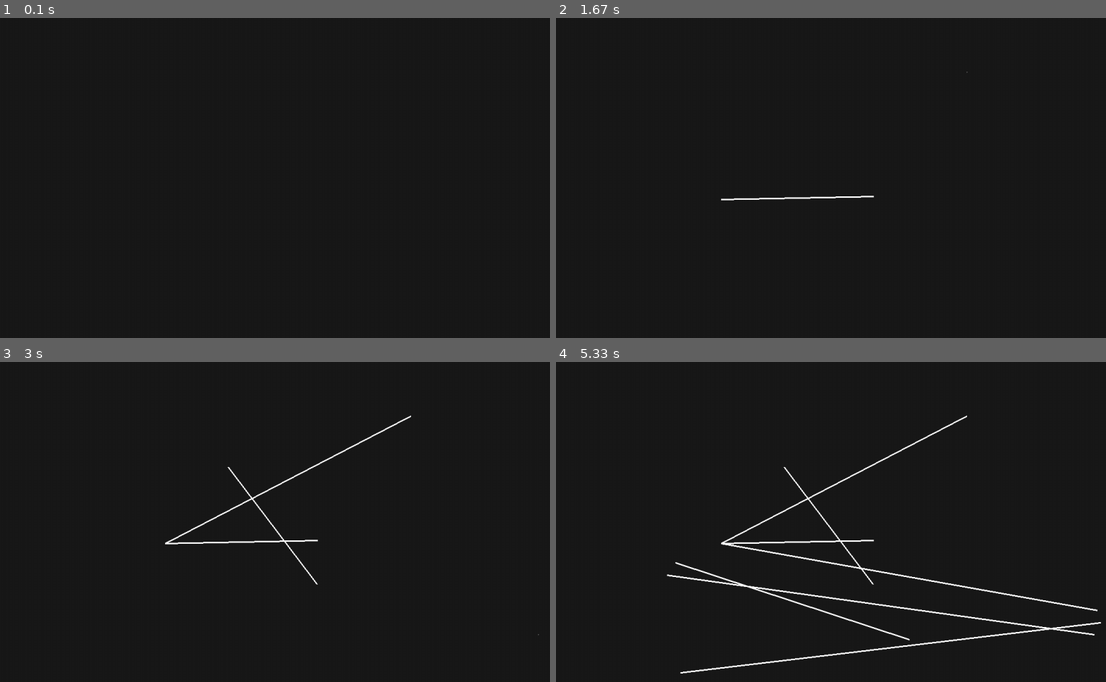
Above: before the commit, frames 1-4 (two rows, left to right).
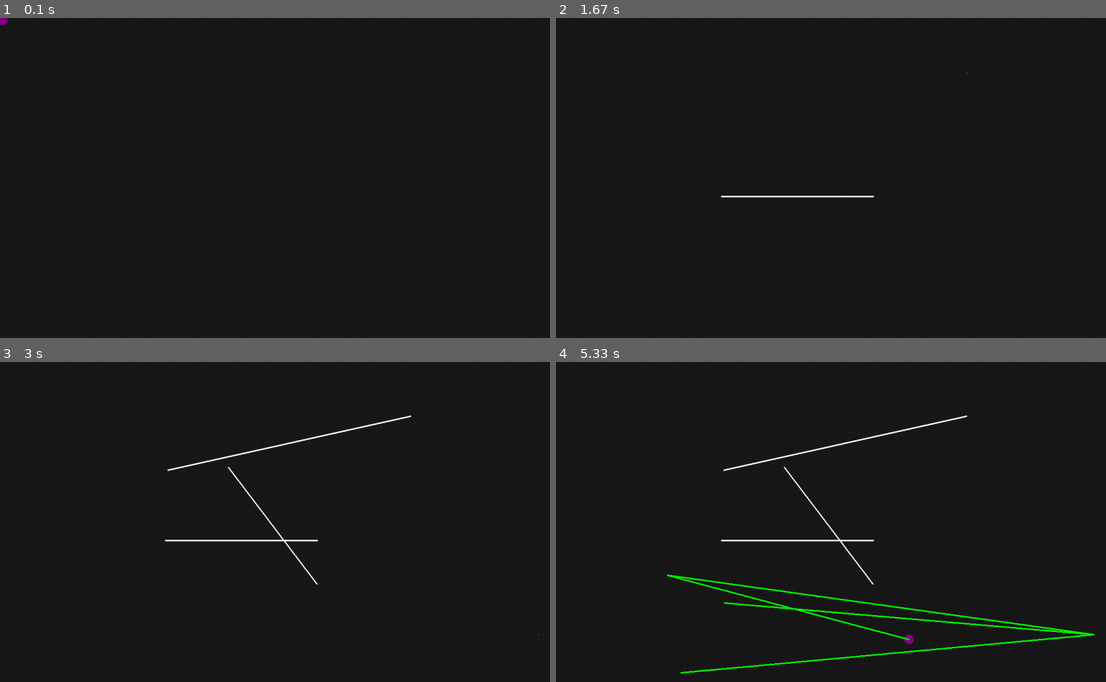
Above: after the commit, the same moments.

Repository: ChaseHutcheson/Python
Game: pygame game, started from Pygame/Cohol Capstone/main.py
Same seed, same stepped clock (60 frames per second), same inputs: the game is played once before the commit and once after it.
Inputs (mouse positions are in pixels of both pictures, inside the frame that each line leads up to):
- Up to frame 1 (0.1 s): no input
- Up to frame 2 (1.67 s): click (875, 197) at 0.38 s; hold Shift 0.67-1.13 s; click (721, 200) at 0.75 s; hold Ctrl 1.17-1.63 s; click (968, 72) at 1.25 s
- Up to frame 3 (3 s): click (165, 470) at 1.72 s; click (319, 582) at 2.05 s; click (225, 467) at 2.38 s; click (539, 634) at 2.72 s
- Up to frame 4 (5.33 s): click (666, 576) at 3.05 s; click (1095, 611) at 3.42 s; click (726, 602) at 3.88 s; click (1100, 621) at 4.22 s; click (682, 672) at 4.55 s; click (677, 563) at 4.88 s; click (908, 640) at 5.22 s

The runs differ from the first frame. In frame 1, less than 0.1% of the frame differs, in the area x 0-2%, y 0-3%; in frame 2, 0.3%; in frame 3, 0.9%; in frame 4, 3.7%, in the area x 20-100%, y 16-98%.

Commit message:
Refactored Code

Diff:
--- a/Pygame/Cohol Capstone/logic.py
+++ /dev/null
@@ -1,24 +0,0 @@
-import math
-
-
-# Function calculates distances between points
-def distance(point1, point2):
-    return math.sqrt((point1[0] - point2[0]) ** 2 + (point2[1] - point2[1]) ** 2)
-
-
-# Function to snap lines to others while in preview mode
-def snapLines(lines, point):
-    closest_distance = 10
-    closest_end = None
-    closest_line_index = None
-
-    for index, line in enumerate(lines):
-        # Check the distance to both the start and end points of each line
-        for line_end in line:
-            dist = distance(point, line_end)
-            if dist < closest_distance:
-                closest_distance = dist
-                closest_end = line_end
-                closest_line_index = index
-
-    return closest_end, closest_line_index
--- a/Pygame/Cohol Capstone/main.py
+++ b/Pygame/Cohol Capstone/main.py
@@ -1,24 +1,87 @@
-# main.py
+import math
 import pygame
 from settings import Settings
-from logic import distance, snapLines
 
 # Program Setup
 pygame.init()
 
 # Settings
-settings = Settings((1280, 720), (25, 25, 25))
+settings = Settings((1280, 720), (25, 25, 25), 10)
 
 # Screen
 screen = pygame.display.set_mode((1280, 720))
 pygame.display.set_caption("Circuit Simulator")
 
+# Colors
+colors = Settings.get_colors()
+
 # Line Drawing
+line_start_pos = None
+line_end_pos = None
 lines = []
-line_start_pos = None
+connected_lines = []
 click_counter = 0
 clock = pygame.time.Clock()
 running = True
+snap_radius = settings.snap_radius
+snap_horizontal = False  # Initialize snap_horizontal
+snap_vertical = False  # Initialize snap_vertical
+
+
+# Util Functions
+# Function calculates distances between points
+def distance(point1, point2):
+    return math.sqrt((point1[0] - point2[0]) ** 2 + (point1[1] - point2[1]) ** 2)
+
+
+# Function to snap lines to others while in preview mode
+def snap_lines(lines, point):
+    closest_distance = settings.snap_radius
+    closest_end = None
+    closest_line_index = None
+
+    for index, line in enumerate(lines):
+        for line_end in line:
+            dist = distance(point, line_end)
+            # Check if the distance is within the snap radius and not directly under the line end
+            if dist < closest_distance:
+                closest_distance = dist
+                closest_end = line_end
+                closest_line_index = index
+
+    return closest_end, closest_line_index
+
+
+def snap_lines_start(lines, point):
+    closest_distance = 50
+    closest_end = None
+
+    for index, line in enumerate(lines):
+        for line_end in line:
+            dist = distance(point, line_end)
+            # Check if the distance is within the snap radius and not directly under the line end
+            if dist < closest_distance:
+                closest_end = line_end
+
+    return closest_end
+
+
+def are_lines_connected(line1, line2):
+    # Check if the endpoints of line1 match the endpoints of line2
+    if (
+        line1[0] == line2[0]
+        or line1[0] == line2[1]
+        or line1[1] == line2[0]
+        or line1[1] == line2[1]
+    ):
+        return True
+    else:
+        return False
+
+
+def save_line(lines: list[tuple[int, int]], coords: tuple[int, int]):
+    lines.append([coords[0], coords[1]])
+
 
 while running:
     # GAME LOGIC
@@ -27,36 +90,101 @@
             running = False
         elif event.type == pygame.MOUSEBUTTONDOWN:
             if click_counter == 0:
-                line_start_pos = pygame.mouse.get_pos()
+                # Check to see if cursor is snapped to line
+                closest_end = snap_lines_start(lines, line_end_pos)
+                if closest_end is not None:
+                    line_start_pos = closest_end
+                else:
+                    line_start_pos = pygame.mouse.get_pos()
                 click_counter += 1
             elif click_counter == 1:
-                line_end_pos = pygame.mouse.get_pos()
-
                 # Snap the line end to nearby lines if applicable
-                closest_end, _ = snapLines(lines, line_end_pos)
+                closest_end, _ = snap_lines(lines, line_end_pos)
                 if closest_end is not None:
                     line_end_pos = closest_end
-
-                lines.append((line_start_pos, line_end_pos))
-                click_counter = 0
+                    save_line(lines=lines, coords=(line_start_pos, line_end_pos))
+                    connected_lines.append((line_start_pos, line_end_pos))
+                    click_counter = 0
+                else:
+                    save_line(lines=lines, coords=(line_start_pos, line_end_pos))
+                    click_counter = 0
+        elif event.type == pygame.KEYDOWN:
+            # Undo Shortcut
+            if event.key == pygame.K_z and (event.mod & pygame.KMOD_CTRL):
+                if lines:
+                    lines.pop(-1)
+            # Vertical and Horizontal snap shortcut
+            if event.key == pygame.K_LSHIFT:
+                snap_horizontal = True
+                snap_vertical = False
+            elif event.key == pygame.K_LCTRL:
+                snap_horizontal = False
+                snap_vertical = True
+        elif event.type == pygame.KEYUP:
+            # Release the snap
+            if event.key == pygame.K_LSHIFT:
+                snap_horizontal = False
+                snap_vertical = False
+            if event.key == pygame.K_LCTRL:
+                snap_horizontal = False
+                snap_vertical = False
 
     # RENDER GAME
     screen.fill(settings.screen_color)
 
     # Line Preview
+    if click_counter == 0:
+        line_end_pos = pygame.mouse.get_pos()
+
+        # Snap the line end to nearby lines if applicable
+        closest_end = snap_lines_start(lines, line_end_pos)
+
+        if closest_end is not None:
+            # Draw the circle at the position of closest_end
+            pygame.draw.circle(
+                surface=screen,
+                color=settings.get_colors()["Purple"],
+                center=closest_end,  # Draw the circle at the position of closest_end
+                radius=10,
+            )
+        else:
+            # Draw the circle at the mouse position when no closest end is found
+            pygame.draw.circle(
+                surface=screen,
+                color=settings.get_colors()["Purple"],
+                center=line_end_pos,  # Draw the circle at the current mouse position
+                radius=10,
+            )
+
     if click_counter == 1:
         line_end_pos = pygame.mouse.get_pos()
 
         # Snap the line end to nearby lines if applicable
-        closest_end, _ = snapLines(lines, line_end_pos)
+        closest_end, _ = snap_lines(lines, line_end_pos)
         if closest_end is not None:
-            print("Closest End:", closest_end)
             line_end_pos = closest_end
+
+        # Check if Shift key is held down to enforce vertical or horizontal line
+        if snap_horizontal:
+            line_end_pos = (line_end_pos[0], line_start_pos[1])
+        elif snap_vertical:
+            line_end_pos = (line_start_pos[0], line_end_pos[1])
 
         pygame.draw.line(screen, (155, 155, 155), line_start_pos, line_end_pos, 2)
 
+    # Draw Circuits
     for line in lines:
-        pygame.draw.line(screen, (255, 255, 255), line[0], line[1], 3)
+        lines_connected = False
+        for other_line in lines:
+            if line != other_line and are_lines_connected(line, other_line):
+                lines_connected = True
+                break
+        if lines_connected:
+            # Draw the line in a different color to indicate connection
+            pygame.draw.line(screen, colors["Green"], line[0], line[1], 3)
+        else:
+            # Draw the line in the default color
+            pygame.draw.line(screen, colors["White"], line[0], line[1], 3)
 
     pygame.display.flip()
     clock.tick(60)
--- a/Pygame/Cohol Capstone/settings.py
+++ b/Pygame/Cohol Capstone/settings.py
@@ -1,6 +1,26 @@
 class Settings:
     def __init__(
-        self, screen_size: tuple[int, int], screen_color: tuple[int, int, int]
+        self,
+        screen_size: tuple[int, int],
+        screen_color: tuple[int, int, int],
+        snap_radius: int,
     ):
         self.screen_size = screen_size
         self.screen_color = screen_color
+        self.snap_radius = snap_radius
+
+    @staticmethod
+    def get_colors():
+        colors = {
+            "Black": (0, 0, 0),
+            "White": (255, 255, 255),
+            "Red": (255, 0, 0),
+            "Green": (0, 255, 0),
+            "Blue": (0, 0, 255),
+            "Yellow": (255, 255, 0),
+            "Orange": (255, 165, 0),
+            "Gray": (128, 128, 128),
+            "Brown": (165, 42, 42),
+            "Purple": (128, 0, 128),
+        }
+        return colors
--- a/Pygame/Cohol Capstone/test.py
+++ b/Pygame/Cohol Capstone/test.py
@@ -1 +1,83 @@
-print(1%2)
+import pygame
+import math
+
+# Define some colors
+BLACK = (0, 0, 0)
+WHITE = (255, 255, 255)
+GREEN = (0, 255, 0)
+RED = (255, 0, 0)
+
+pygame.init()
+
+# Set the width and height of the screen [width, height]
+size = (700, 500)
+screen = pygame.display.set_mode(size)
+
+
+# Loop until the user clicks the close button.
+done = False
+
+# Used to manage how fast the screen updates
+clock = pygame.time.Clock()
+
+
+# Functions
+def distance(point1, point2):
+    return math.sqrt((point1[0] - point2[0]) ** 2 + (point1[1] - point2[1]) ** 2)
+
+
+pygame.display.set_caption(
+    str(
+        distance(
+            pygame.mouse.get_pos(),
+            (size[0] / 2, size[1] / 2),
+        )
+    )
+)
+
+# -------- Main Program Loop -----------
+while not done:
+    # --- Main event loop
+    for event in pygame.event.get():
+        if event.type == pygame.QUIT:
+            done = True
+
+    # --- Game logic should go here
+
+    # --- Screen-clearing code goes here
+
+    # Here, we clear the screen to white. Don't put other drawing commands
+    # above this, or they will be erased with this command.
+
+    # If you want a background image, replace this clear with blit'ing the
+    # background image.
+    screen.fill(WHITE)
+
+    # --- Drawing code should go here
+    pygame.draw.line(
+        surface=screen,
+        color=BLACK,
+        start_pos=pygame.mouse.get_pos(),
+        end_pos=(size[0] / 2, size[1] / 2),
+        width=2,
+    )
+    pygame.draw.circle(
+        surface=screen, color=RED, center=(size[0] / 2, size[1] / 2), radius=1
+    )
+
+    # --- Go ahead and update the screen with what we've drawn.
+    pygame.display.flip()
+    pygame.display.set_caption(
+        str(
+            distance(
+                pygame.mouse.get_pos(),
+                (size[0] / 2, size[1] / 2),
+            )
+        )
+    )
+
+    # --- Limit to 60 frames per second
+    clock.tick(60)
+
+# Close the window and quit.
+pygame.quit()
